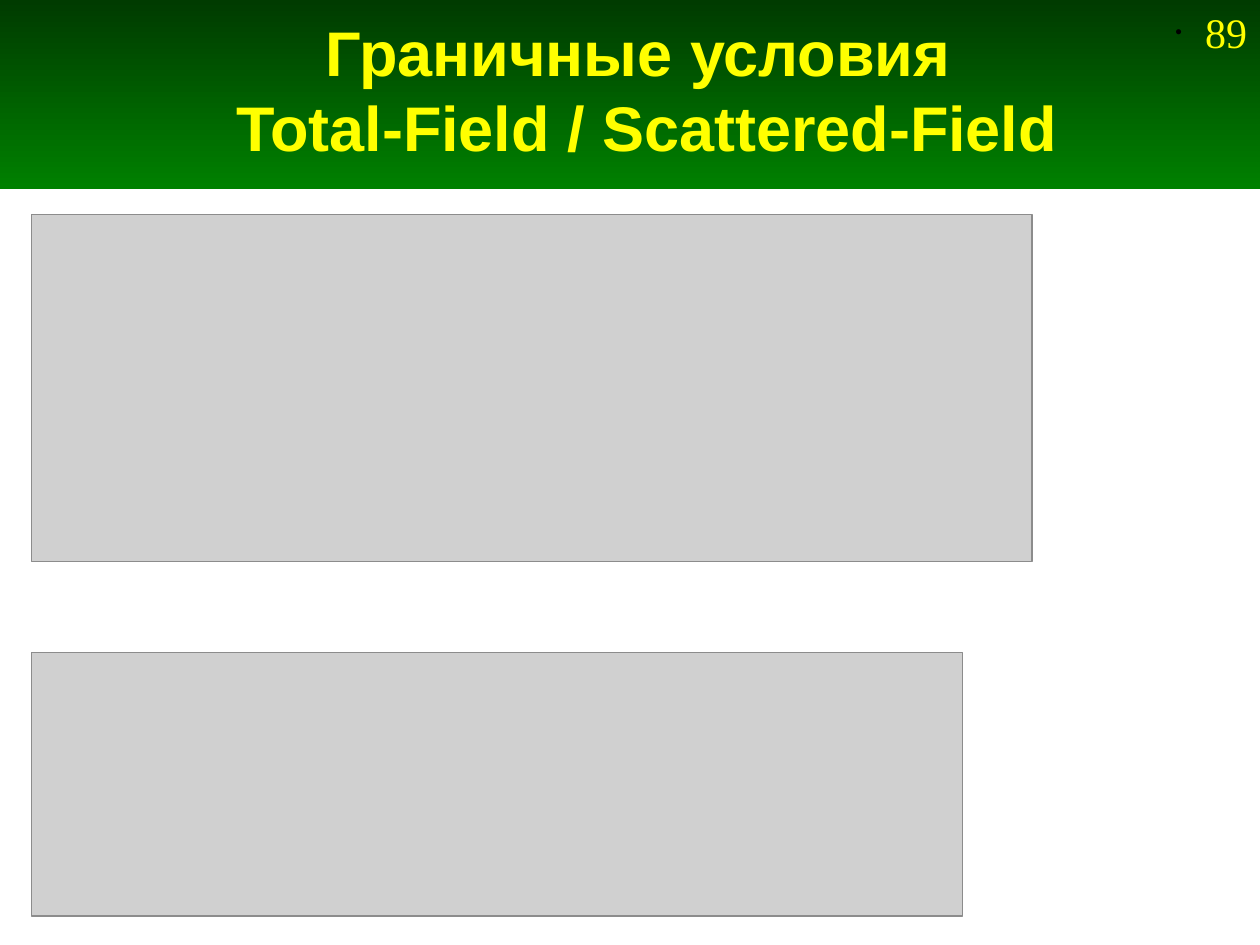
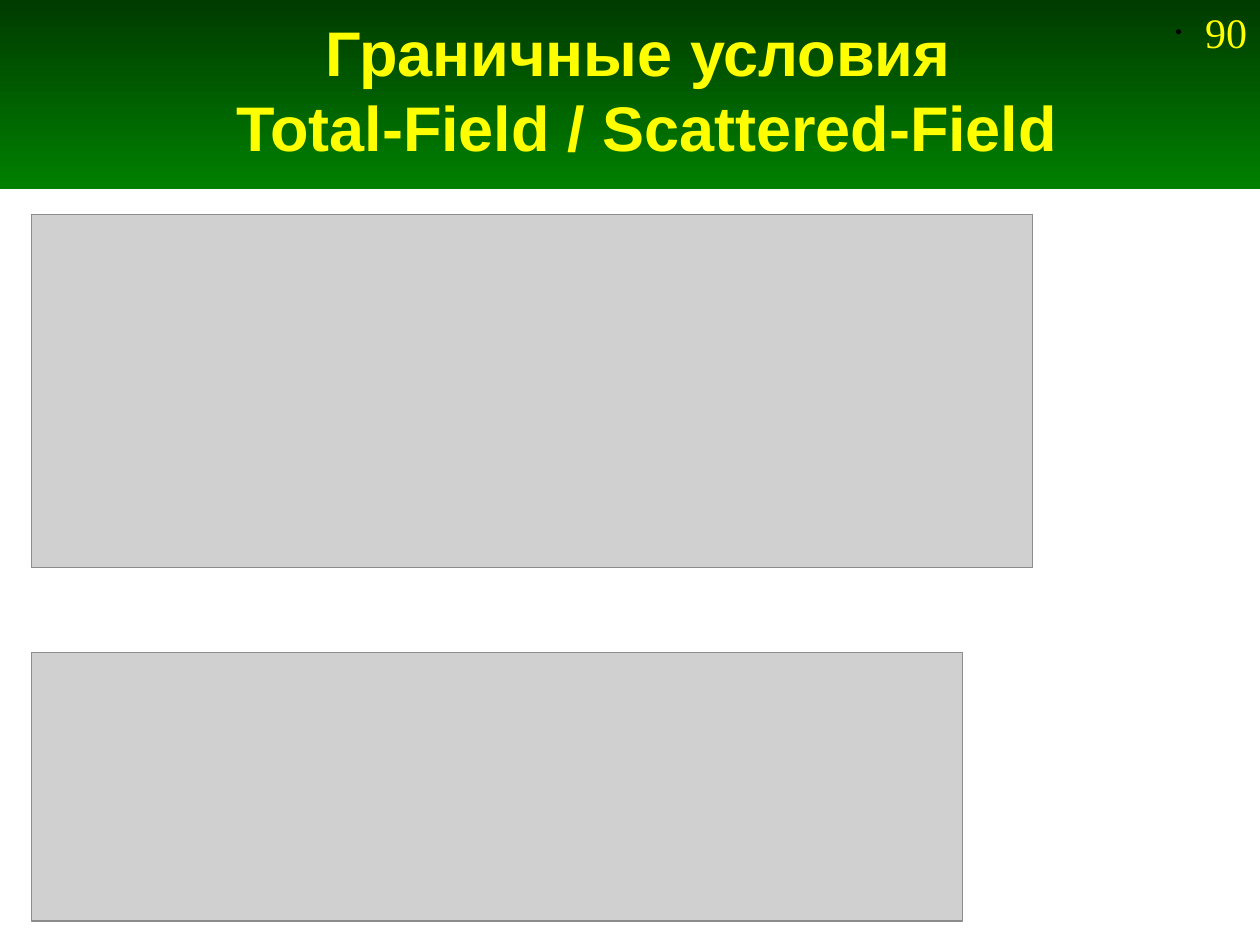
Before and after one commit to andris0147sv/modelling, a slide deck: slide 90 of presentations/2. FDTD.odp (slide 89 before the commit). Drawn at 1260x945 pixels with LibreOffice and Linux fonts; fonts in the diff are those of the drawing; grey boxes stand for pictures. Boxes give left, top, right and bottom in pixels: in the first picture for what was removed or moved away, otherwise in the second. Text is boxed around its words. In the diff, an @@ line names an element or a change of style, - is before the commit and + after.

```diff
--- a/presentations/2. FDTD.odp
+++ b/presentations/2. FDTD.odp
@@ page number at bbox=[1205, 20, 1247, 49]: text changed @@
-• 89
+• 90
@@ picture: place and size @@
-picture at bbox=[32, 214, 1032, 562]
+picture at bbox=[32, 214, 1033, 568]
@@ picture: place and size @@
-picture at bbox=[32, 653, 963, 916]
+picture at bbox=[32, 653, 963, 921]
```
Also in this commit, not shown: 16 other slides changed, 1 slide added, 5 other files.
